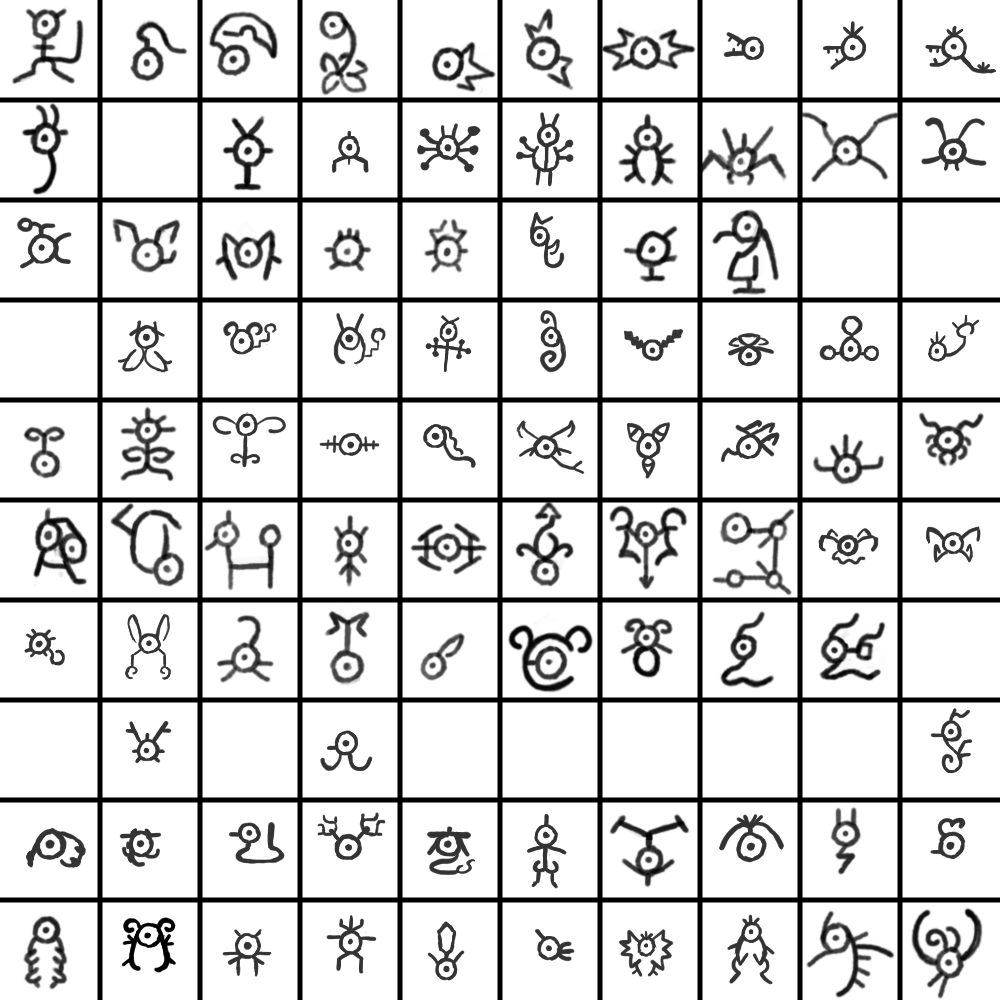
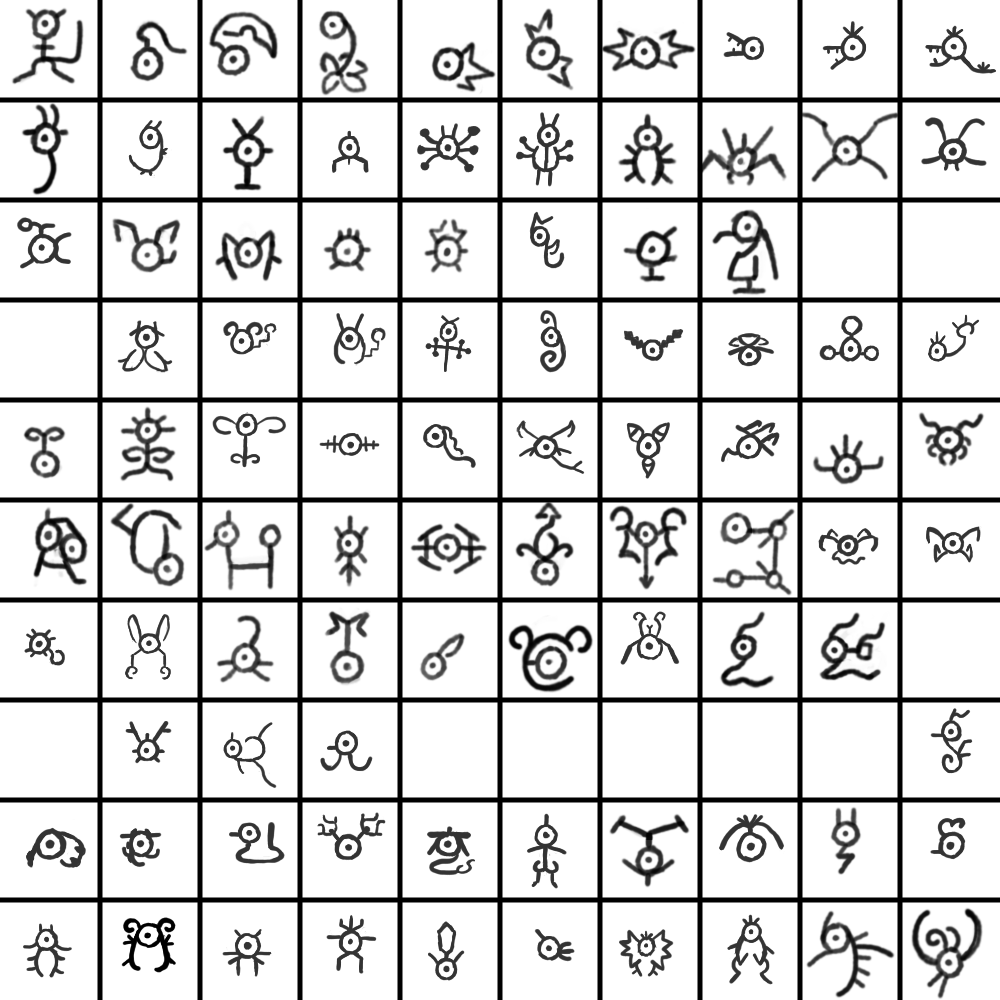
Layered file, before and after one edit (1000x1000). Changes by layer:
painted on "Paint Layer 1" over (22, 120, 680, 990)
